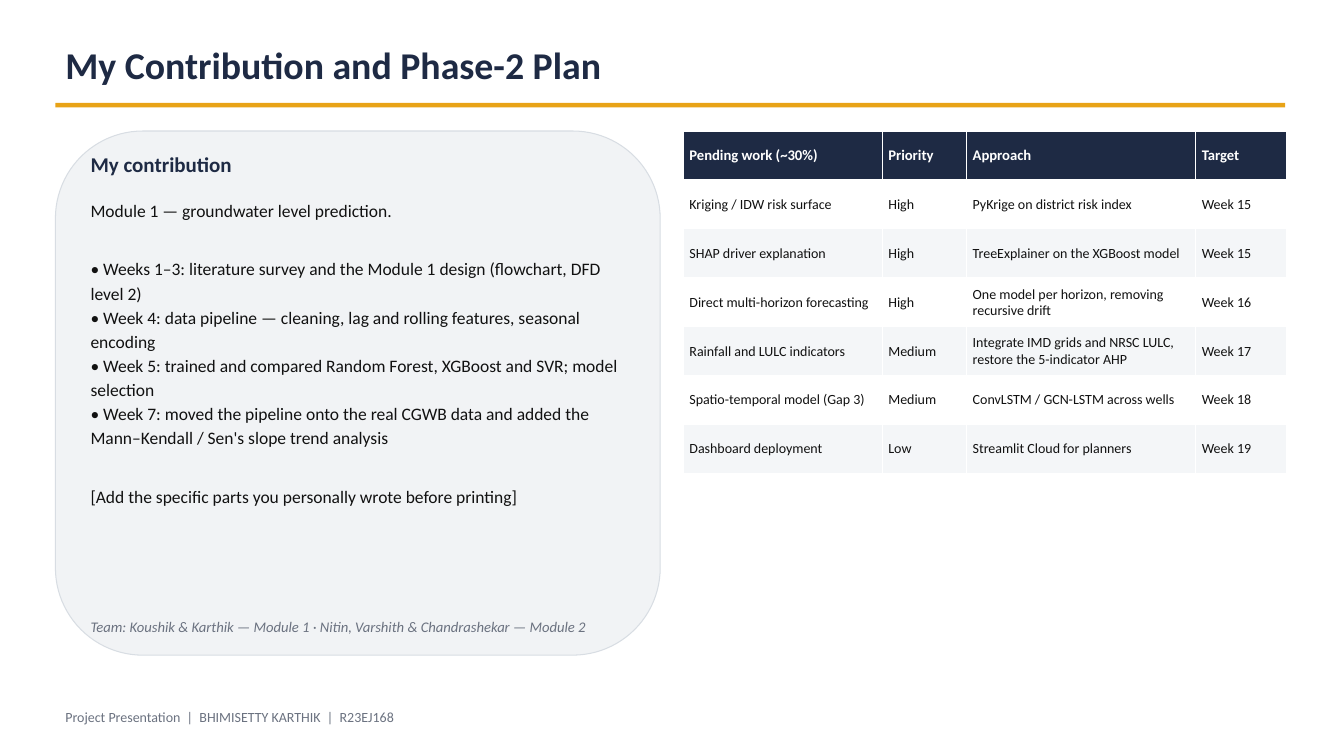
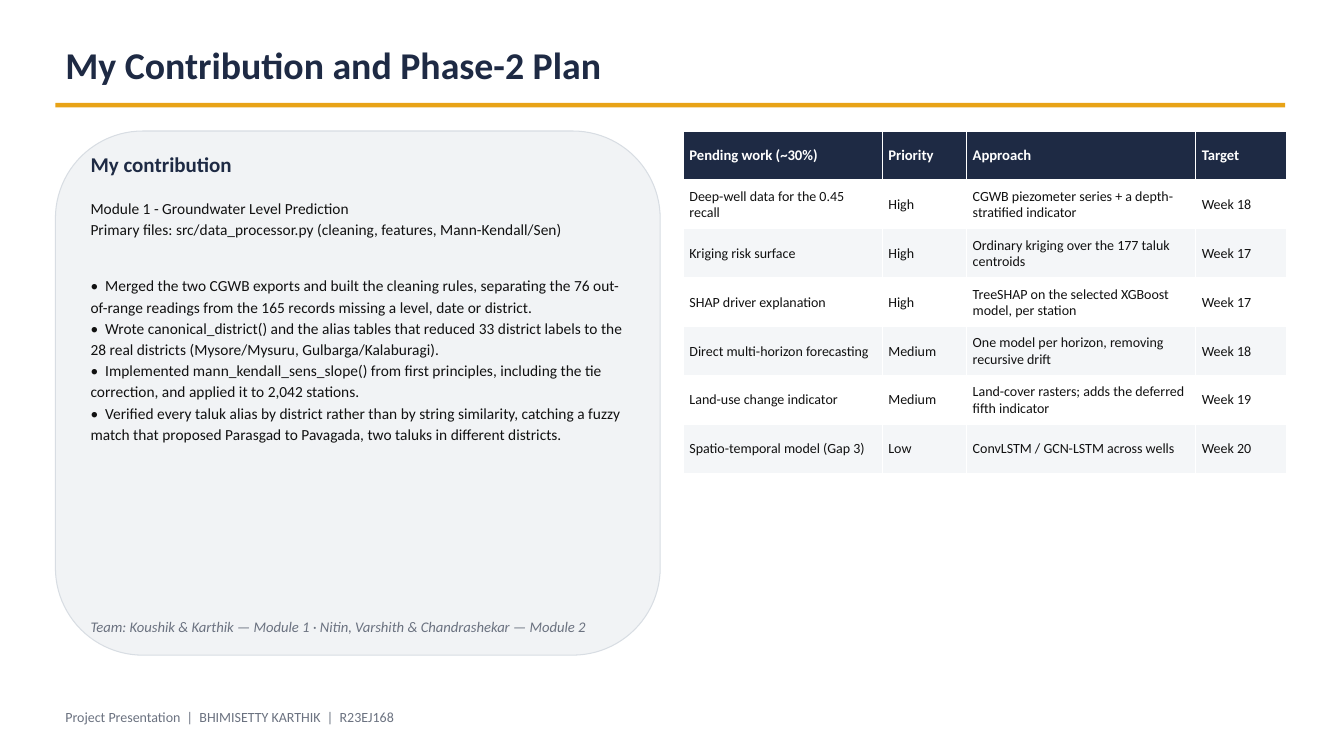
Before and after one commit to Koushik926/karnataka-groundwater-ml, a slide deck: slide 13 of Week4_Task4_Core_Implementation/presentation/decks/Phase1_Review_BHIMISETTY_KARTHIK.pptx. Drawn at 1344x756 pixels with LibreOffice and Linux fonts; fonts in the diff are those of the drawing. Boxes give left, top, right and bottom in pixels: in the first picture for what was removed or moved away, otherwise in the second. Text is boxed around its words. In the diff, an @@ line names an element or a change of style, - is before the commit and + after.

```diff
--- a/Week4_Task4_Core_Implementation/presentation/decks/Phase1_Review_BHIMISETTY_KARTHIK.pptx
+++ b/Week4_Task4_Core_Implementation/presentation/decks/Phase1_Review_BHIMISETTY_KARTHIK.pptx
@@ table at (684, 131, 1287, 474) @@
-row 2: Kriging / IDW risk surface | High | PyKrige on district risk index | Week 15
+row 2: Deep-well data for the 0.45 recall | High | CGWB piezometer series + a depth-stratified indicator | Week 18
-row 3: SHAP driver explanation | High | TreeExplainer on the XGBoost model | Week 15
+row 3: Kriging risk surface | High | Ordinary kriging over the 177 taluk centroids | Week 17
-row 4: Direct multi-horizon forecasting | High | One model per horizon, removing recursive drift | Week 16
+row 4: SHAP driver explanation | High | TreeSHAP on the selected XGBoost model, per station | Week 17
-row 5: Rainfall and LULC indicators | Medium | Integrate IMD grids and NRSC LULC, restore the 5-indicator AHP | Week 17
+row 5: Direct multi-horizon forecasting | Medium | One model per horizon, removing recursive drift | Week 18
-row 6: Spatio-temporal model (Gap 3) | Medium | ConvLSTM / GCN-LSTM across wells | Week 18
+row 6: Land-use change indicator | Medium | Land-cover rasters; adds the deferred fifth indicator | Week 19
-row 7: Dashboard deployment | Low | Streamlit Cloud for planners | Week 19
+row 7: Spatio-temporal model (Gap 3) | Low | ConvLSTM / GCN-LSTM across wells | Week 20
@@ text at (91, 203, 622, 443): text changed; size 12.5 to 11 pt @@
-Module 1 — groundwater level prediction.
-• Weeks 1–3: literature survey and the Module 1 design (flowchart, DFD level 2)
-• Week 4: data pipeline — cleaning, lag and rolling features, seasonal encoding
-• Week 5: trained and compared Random Forest, XGBoost and SVR; model selection
-• Week 7: moved the pipeline onto the real CGWB data and added the Mann–Kendall / Sen's slope trend analysis
-[Add the specific parts you personally wrote before printing]
+Module 1 - Groundwater Level Prediction
+Primary files: src/data_processor.py (cleaning, features, Mann-Kendall/Sen)
+• Merged the two CGWB exports and built the cleaning rules, separating the 76 out-of-range readings from the 165 records missing a level, date or district.
+• Wrote canonical_district() and the alias tables that reduced 33 district labels to the 28 real districts (Mysore/Mysuru, Gulbarga/Kalaburagi).
+• Implemented mann_kendall_sens_slope() from first principles, including the tie correction, and applied it to 2,042 stations.
+• Verified every taluk alias by district rather than by string similarity, catching a fuzzy match that proposed Parasgad to Pavagada, two taluks in different districts.
```
Also in this commit, not shown: 4 other slides changed, 17 other files.
